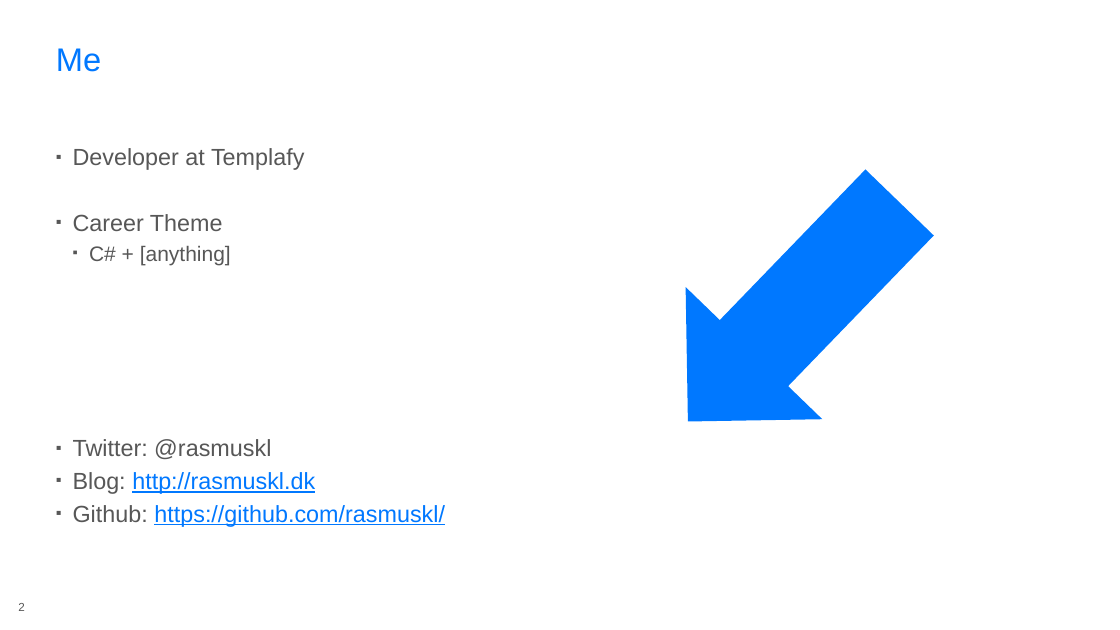
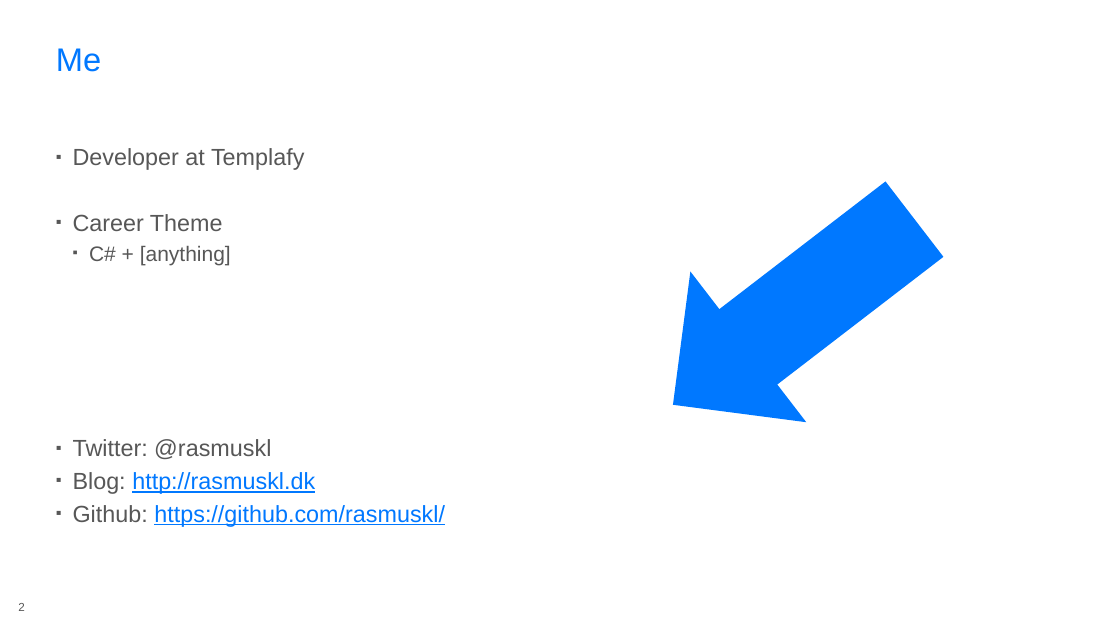
Before and after one commit to rasmuskl/react-webpack-typescript, a slide deck: slide 2 of 20170331-microsoft-60min/_notes/Presentation.pptx. Drawn at 1120x630 pixels with LibreOffice and Linux fonts; fonts in the diff are those of the drawing; background and template pictures are left out. Boxes give left, top, right and bottom in pixels: in the first picture for what was removed or moved away, otherwise in the second. Text is boxed around its words. In the diff, an @@ line names an element or a change of style, - is before the commit and + after.

```diff
--- a/20170331-microsoft-60min/_notes/Presentation.pptx
+++ b/20170331-microsoft-60min/_notes/Presentation.pptx
@@ down arrow at [615, 144, 973, 480]: rotation 44 to 52 degrees @@
```
Also in this commit, not shown: 2 other slides changed, 1 other file.
